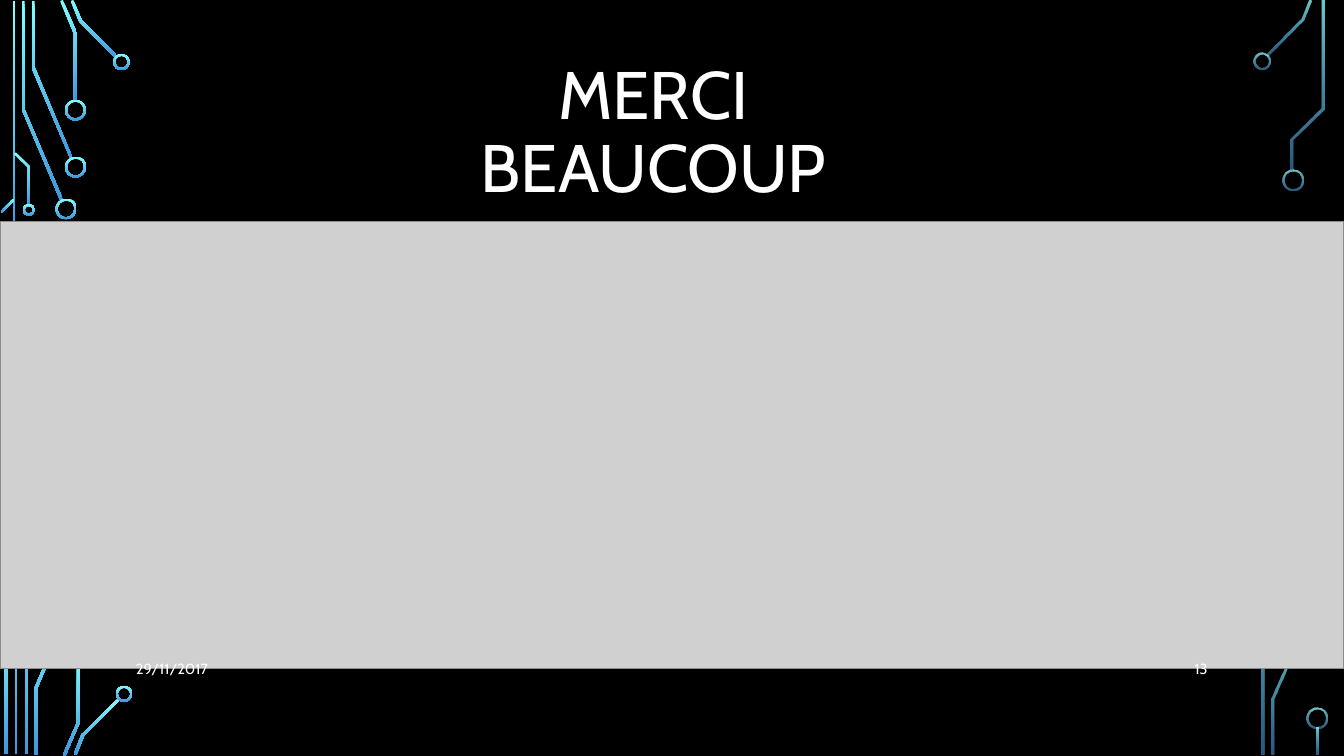
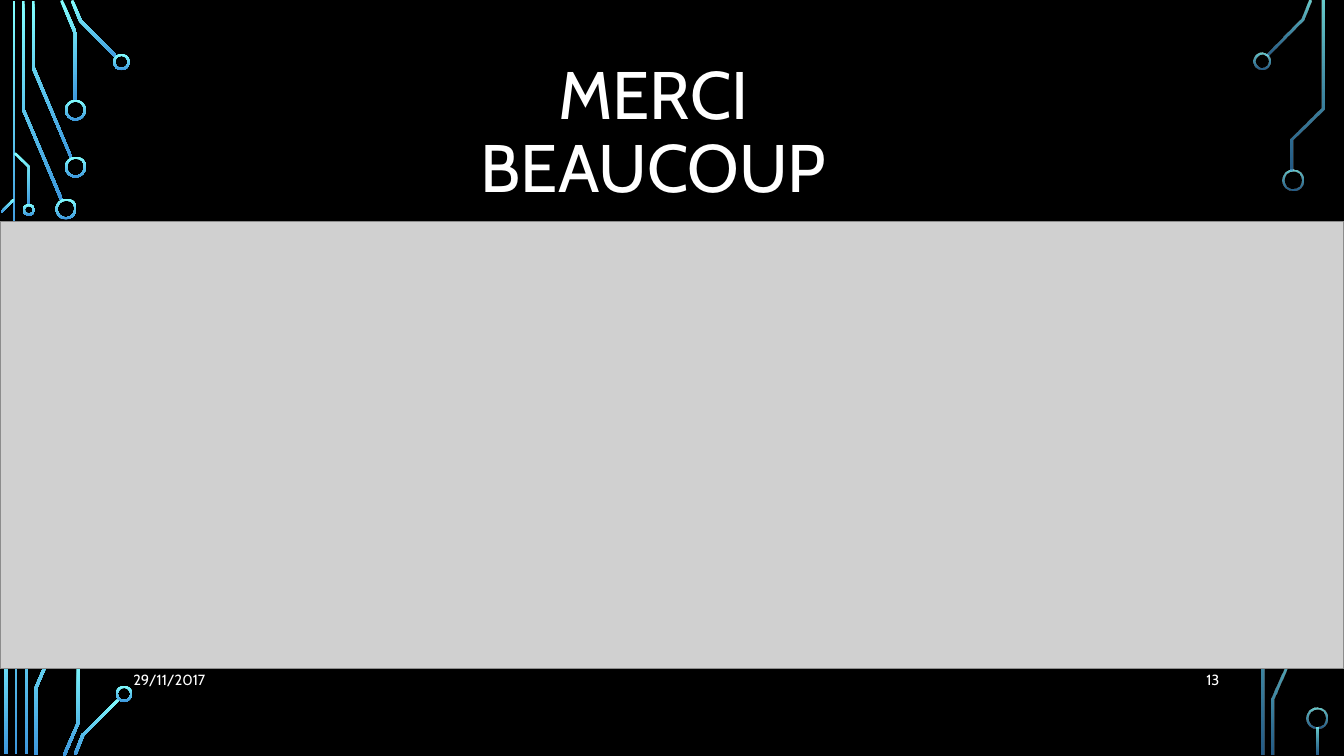
Before and after one commit to Julienbtn/cloud-project-equipe-7, a slide deck: slide 13 of Presentation Cloud.pptx. Drawn at 1344x756 pixels with LibreOffice and Linux fonts; fonts in the diff are those of the drawing; grey boxes stand for pictures; background and template pictures are left out. Boxes give left, top, right and bottom in pixels: in the first picture for what was removed or moved away, otherwise in the second. Text is boxed around its words. In the diff, an @@ line names an element or a change of style, - is before the commit and + after.

```diff
--- a/Presentation Cloud.pptx
+++ b/Presentation Cloud.pptx
@@ text "29/11/2017": place and size @@
-text "29/11/2017" at [136, 663, 208, 678]
+text "29/11/2017" at [133, 674, 205, 687]
@@ page number: place and size @@
-page number at [1195, 663, 1208, 678]
+page number at [1206, 674, 1219, 686]
```
Also in this commit, not shown: 4 other slides changed.
